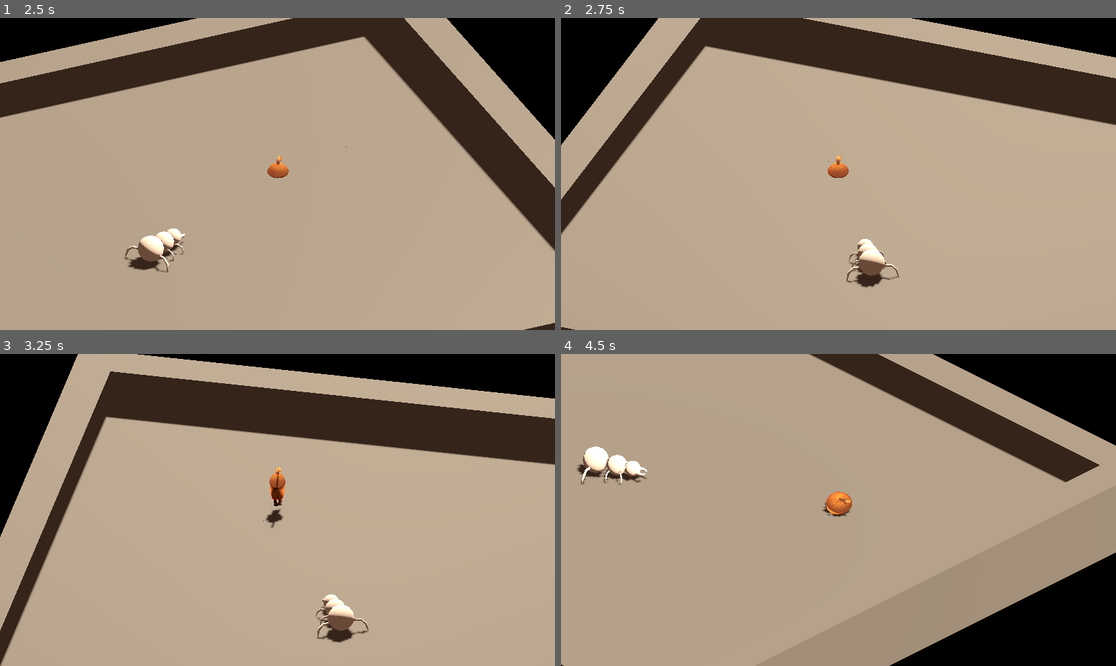
Above: before the commit, frames 1-4 (two rows, left to right).
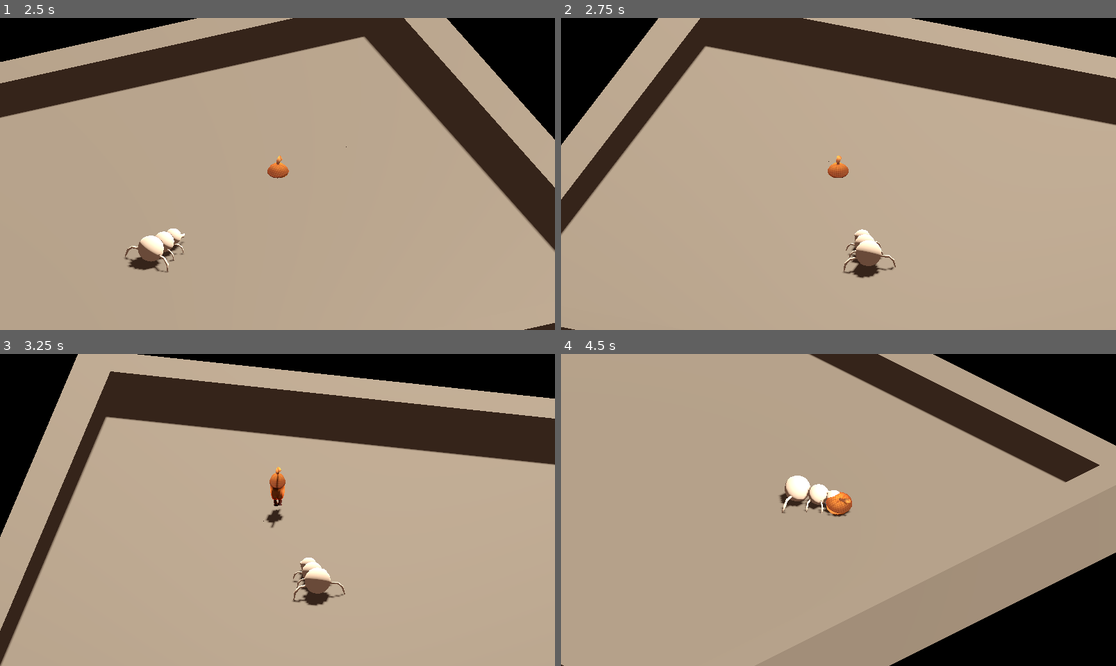
Above: after the commit, the same moments.

Repository: Fanny-Pack-Studios/team-achura-ggj2023
Game: Godot game, scene res://Main.tscn
Same seed, same stepped clock (60 frames per second), same inputs: the game is played once before the commit and once after it.
Inputs:
- Up to frame 1 (2.5 s): hold D (right) 0.53-1.28 s; tap Space (toggle_planting) at 0.6 s; hold S (down) 1.28-2.03 s; tap Q at 1.35 s; hold D (right) from 2.03 s (still down); hold E from 2.03 s (still down)
- Up to frame 2 (2.75 s): keep holding D (right); keep holding E
- Up to frame 3 (3.25 s): release D (right) at 2.78 s; release E at 2.78 s; hold W (up) from 2.78 s (still down); tap Space (toggle_planting) at 2.85 s
- Up to frame 4 (4.5 s): release W (up) at 3.53 s; hold Q 3.53-4.28 s; hold A (left) from 3.53 s (still down); tap E at 4.35 s

Frame 1 is identical in both runs. In frame 2, 0.9% of the frame differs, in the area x 50-61%, y 67-87%; in frame 3, 1.4%; in frame 4, 1.6%, in the area x 2-51%, y 29-52%.

Commit message:
Cambio el ataque de la hormiga a melee

Diff:
--- a/godot-project/src/characters/Enemies/Ant.gd
+++ b/godot-project/src/characters/Enemies/Ant.gd
@@ -6,7 +6,7 @@
 
 @export var health: int = 5
 
-@export var attack_range: float = 5
+@export var attack_range: float = 1.2
 
 func _target_position() -> Vector3:
 	return target.position
@@ -42,3 +42,5 @@
 
 func _on_attacking_behaviour_attack():
 	print("Enemy attack!")
+	if $AttackArea.overlaps_body(target):
+		print("Damage!")
--- a/godot-project/src/characters/Enemies/Ant.tscn
+++ b/godot-project/src/characters/Enemies/Ant.tscn
@@ -11,6 +11,9 @@
 [sub_resource type="CapsuleShape3D" id="CapsuleShape3D_51fhh"]
 radius = 0.397783
 height = 1.75078
+
+[sub_resource type="SphereShape3D" id="SphereShape3D_4ny10"]
+radius = 0.3
 
 [node name="Ant" type="CharacterBody3D"]
 collision_layer = 4
@@ -26,6 +29,7 @@
 
 [node name="AttackingBehaviour" type="Node" parent="."]
 script = ExtResource("4_404x4")
+attack_wait_time = 0.5
 
 [node name="CollisionShape3D" type="CollisionShape3D" parent="."]
 transform = Transform3D(1, 0, 0, 0, 1, 0, 0, 0, 1, 0, 0.530594, 0)
@@ -39,5 +43,13 @@
 transform = Transform3D(1, 0, 0, 0, -4.37114e-08, 1, 0, -1, -4.37114e-08, 0, 0.394707, 0)
 shape = SubResource("CapsuleShape3D_51fhh")
 
+[node name="AttackArea" type="Area3D" parent="."]
+collision_layer = 16
+collision_mask = 2
+
+[node name="CollisionShape3D" type="CollisionShape3D" parent="AttackArea"]
+transform = Transform3D(1, 0, 0, 0, 1, 0, 0, 0, 1, 0, 0.35, -1.1)
+shape = SubResource("SphereShape3D_4ny10")
+
 [connection signal="attack" from="AttackingBehaviour" to="." method="_on_attacking_behaviour_attack"]
 [connection signal="body_entered" from="HurtArea" to="." method="_on_hurt_area_body_entered"]
Not shown: 1 places in godot-project/src/characters/Enemies/Ant.tscn that only renumber resources
